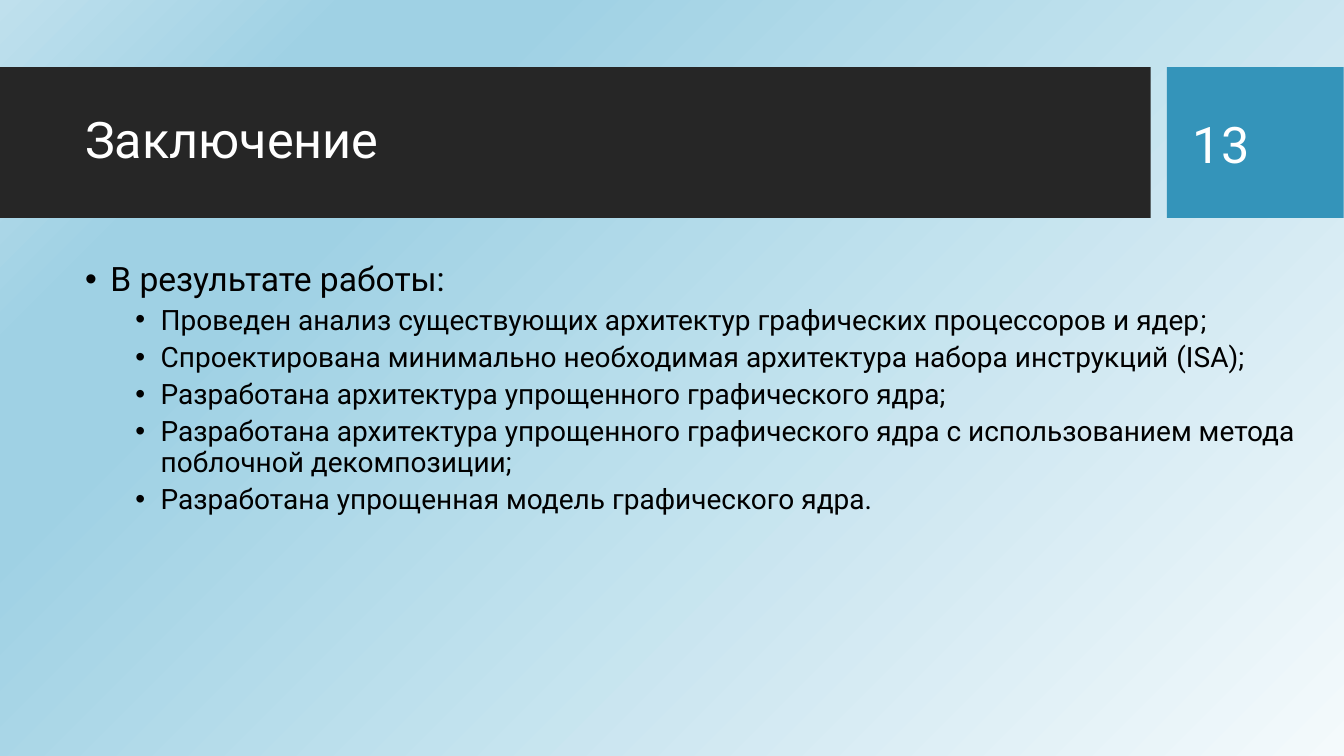
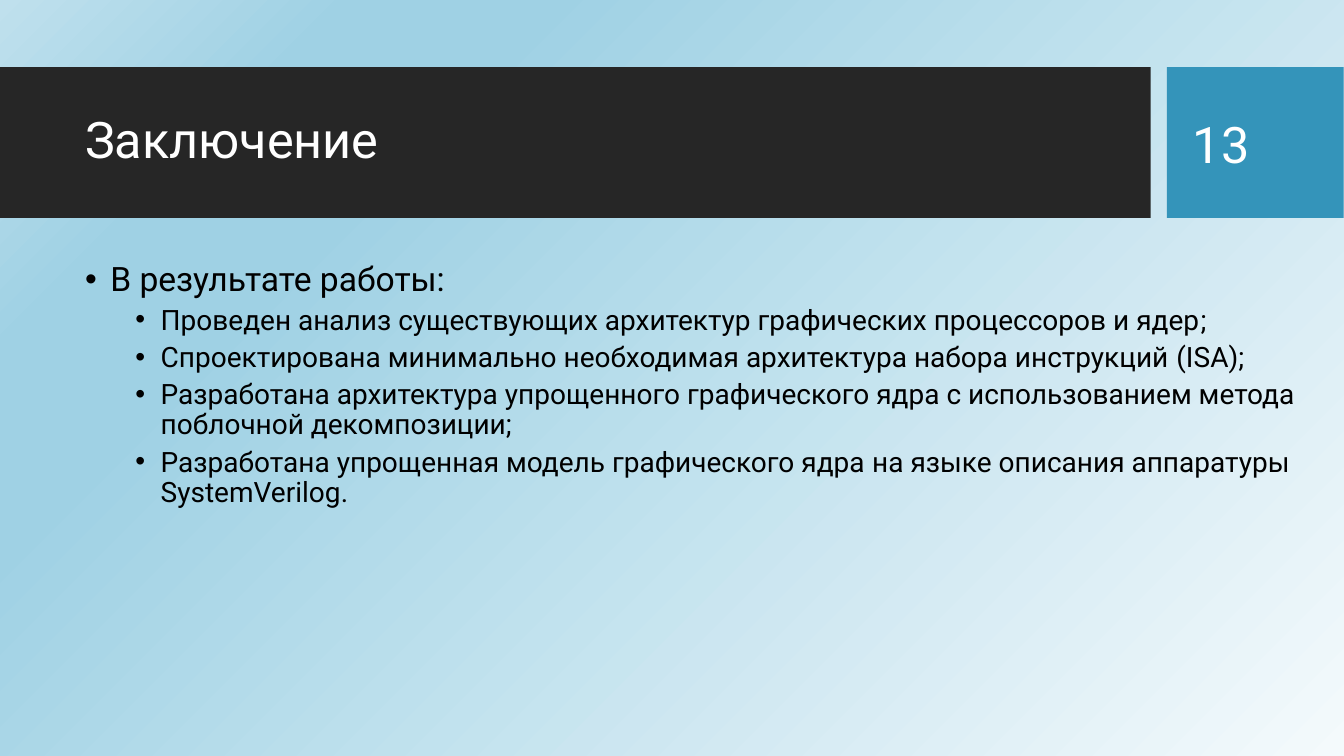
Before and after one commit to HaMeNopeDiot/hardware_gpu, a slide deck: slide 13 of docs/starukhin_dissertation/magister_pres.pptx. Drawn at 1344x756 pixels with LibreOffice and Linux fonts; fonts in the diff are those of the drawing; background and template pictures are left out. Boxes give left, top, right and bottom in pixels: in the first picture for what was removed or moved away, otherwise in the second. Text is boxed around its words. In the diff, an @@ line names an element or a change of style, - is before the commit and + after.

```diff
--- a/docs/starukhin_dissertation/magister_pres.pptx
+++ b/docs/starukhin_dissertation/magister_pres.pptx
@@ text at box(161, 382, 945, 410): paragraph removed @@
-  • Разработана архитектура упрощенного графического ядра;
@@ text at box(161, 450, 1290, 508): text changed @@
-  • Разработана упрощенная модель графического ядра.
+  • Разработана упрощенная модель графического ядра на языке описания аппаратуры SystemVerilog.
```
Also in this commit, not shown: 6 other slides changed, 14 other files.
